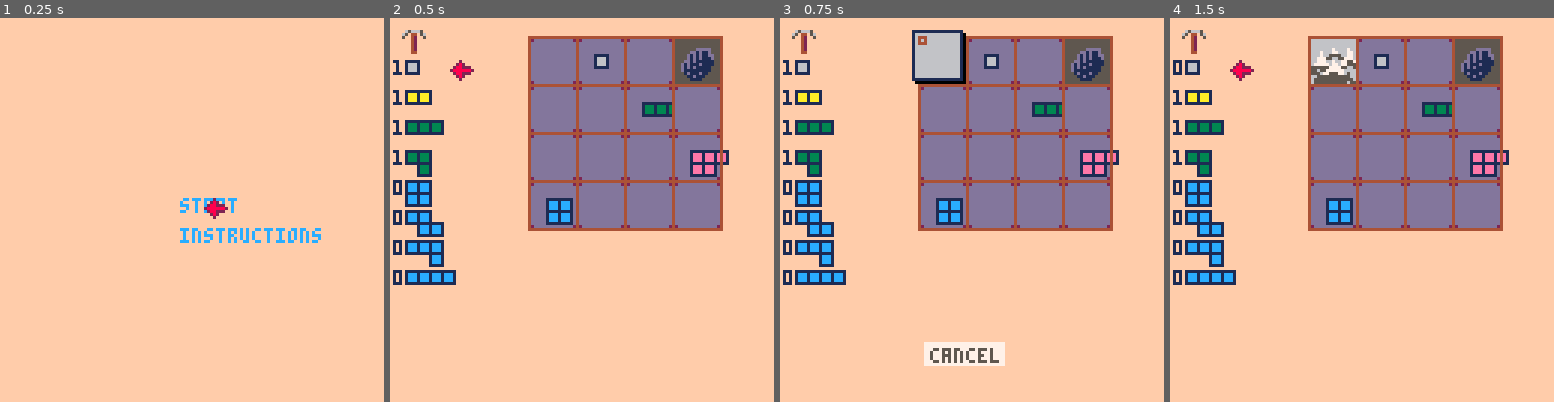
Above: before the commit, frames 1-4 (left to right).
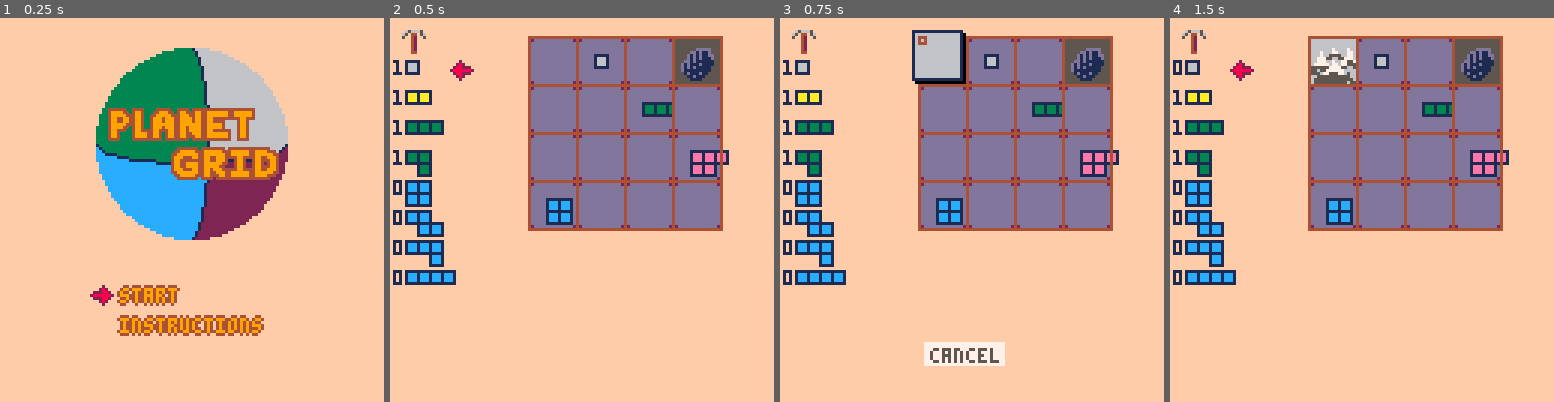
Above: after the commit, the same moments.

Repository: m-r-hunt/Pico-8-Carts
Game: PICO-8 cartridge bprk.p8
The game is run twice, just before and just after one commit, with the same random seed, the same clock (stepped at 60 frames per second) and the same inputs.
Inputs:
- Up to frame 1 (0.25 s): no input
- Up to frame 2 (0.5 s): tap O (Z key) at 0.33 s
- Up to frame 3 (0.75 s): tap O (Z key) at 0.7 s
- Up to frame 4 (1.5 s): tap X (X key) at 1.07 s; tap O (Z key) at 1.43 s

The runs differ from the first frame. In frame 1, 22% of the frame differs, in the area x 23-84%, y 7-83%; in frame 2, nothing differs; in frame 3, nothing differs; in frame 4, nothing differs.

Commit message:
Improve main menu aesthetics

Diff:
--- a/bprk.p8
+++ b/bprk.p8
@@ -562,10 +562,18 @@
 
 function draw_main_menu()
 	cls(15)
+	spr(99,32,10,8,8)
+	textxbase=40
+	textybase=80
 	for m=1,#menu_options do
-		print(menu_options[m].display,60,50+m*10,12)
+		print(menu_options[m].display,textxbase-1,textybase+m*10,4)
+		print(menu_options[m].display,textxbase+1,textybase+m*10,4)
+		print(menu_options[m].display,textxbase,textybase-1+m*10,4)
+		print(menu_options[m].display,textxbase,textybase+1+m*10,4)
+
+		print(menu_options[m].display,textxbase,textybase+m*10,9)
 		if m==menu_select then
-			spr(2,68,50+m*10)
+			spr(34,textxbase-10,textybase-1+m*10)
 		end
 	end
 end
Not shown, changed: 71 lines of the sprite sheet (__gfx__) section of bprk.p8
